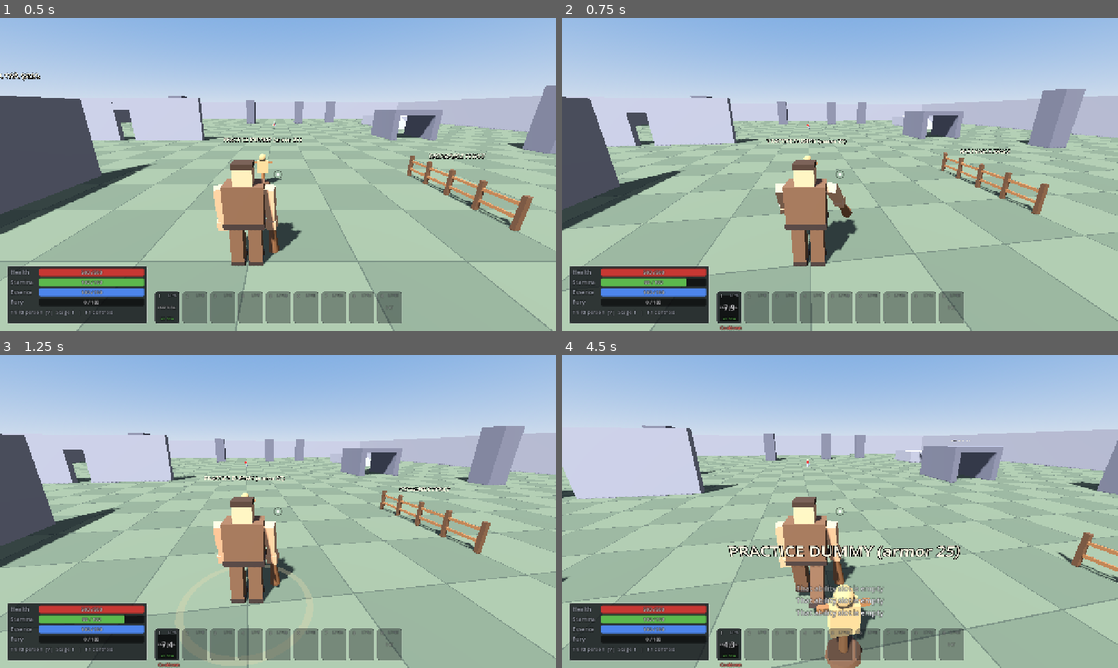
Above: before the commit, frames 1-4 (two rows, left to right).
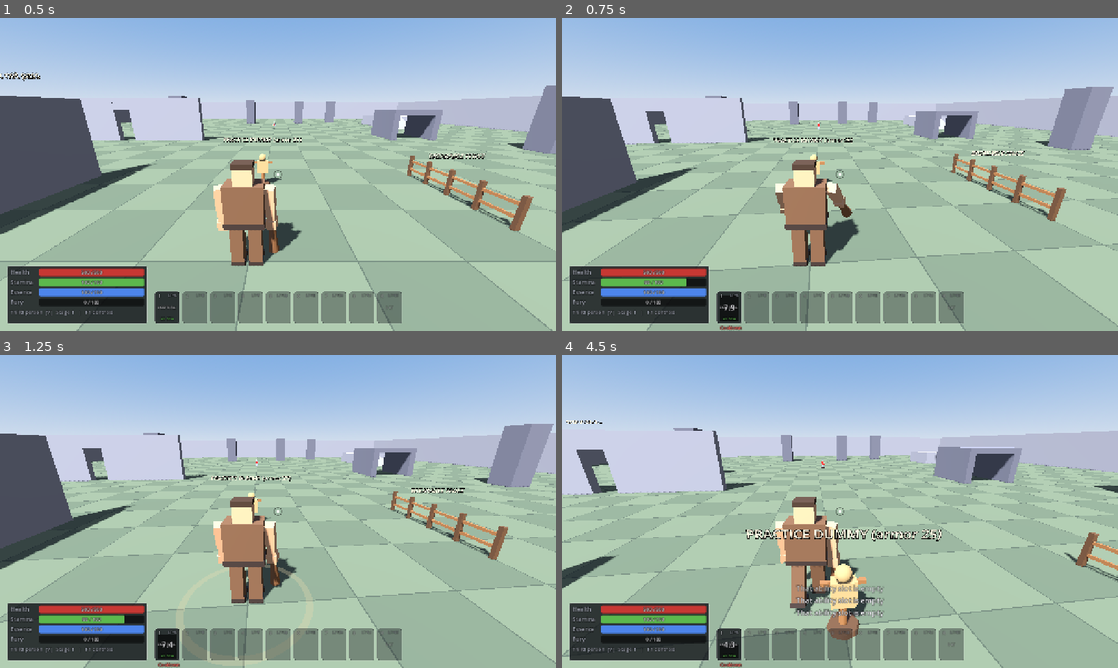
Above: after the commit, the same moments.

Repository: darkstalkermap-prog/Giantborne-Age-of-Titans
Game: Godot game, scene res://scenes/main.tscn
Same seed, same stepped clock (60 frames per second), same inputs: the game is played once before the commit and once after it.
Inputs (mouse positions are in pixels of both pictures, inside the frame that each line leads up to):
- Up to frame 1 (0.5 s): no input
- Up to frame 2 (0.75 s): tap Enter at 0.5 s; move the mouse to (867, 174) at 0.52 s; hold W (move_forward) from 0.53 s (still down); tap 1 (ability_1) at 0.6 s
- Up to frame 3 (1.25 s): keep holding W (move_forward); tap F (jump) at 0.77 s
- Up to frame 4 (4.5 s): move the mouse to (812, 511) at 1.27 s; tap 2 (ability_2) at 1.35 s; tap F (jump) at 1.52, 3.02, 3.77 s; move the mouse to (851, 505) at 2.02 s; tap 3 (ability_3) at 2.1 s; move the mouse to (834, 517) at 2.77 s; tap 4 (ability_4) at 2.85 s; move the mouse to (878, 514) at 3.52 s; tap 5 (ability_5) at 3.6 s; tap Escape (pause) at 4.15 s; release W (move_forward) at 4.25 s; click "Resume" at 4.25 s

Frame 1 is identical in both runs. In frame 2, 9.5% of the frame differs, in the area x 0-100%, y 22-100%; in frame 3, 9.7%; in frame 4, 13%, in the area x 0-100%, y 20-100%.

Commit message:
Fix engine-robustness review findings
- Mouse look uses screen_relative (sensitivity no longer depends on the
  window size under canvas_items stretch)
- Live settings changes (keyboard/wheel/pad on sliders) are flushed on
  Quit, on closing the pause menu and on window close
- Test runner fails any test that raises a script/engine error (Logger
  via OS.add_logger) and always isolates Settings from user://

Co-Authored-By: Claude Opus 5.5 <noreply@anthropic.com>
Claude-Session: https://claude.ai/code/session_01Go6wybtSnFfKQb9VkEEDGU

Diff:
--- a/scripts/adapters/input_router.gd
+++ b/scripts/adapters/input_router.gd
@@ -43,7 +43,9 @@
 		return
 	if event is InputEventMouseMotion:
 		if Input.mouse_mode == Input.MOUSE_MODE_CAPTURED:
-			_look_delta += (event as InputEventMouseMotion).relative
+			# screen_relative is in real screen pixels; relative is divided by the canvas_items
+			# stretch scale, which would make sensitivity depend on the window size.
+			_look_delta += (event as InputEventMouseMotion).screen_relative
 		return
 	if event is InputEventKey and (event as InputEventKey).echo:
 		return
--- a/scripts/core/settings.gd
+++ b/scripts/core/settings.gd
@@ -36,6 +36,7 @@
 var values: Dictionary = {}
 var load_message := ""
 var persist := true
+var _unsaved := false   ## changed with save=false (live slider drags) and not yet written
 ## Session-only state that survives sandbox resets but is never written to disk.
 var session := {"camera_mode": 0}
 
@@ -108,6 +109,7 @@
 
 
 func save_settings() -> Error:
+	_unsaved = false
 	if not persist:
 		return OK
 	var data := values.duplicate(true)
@@ -129,6 +131,19 @@
 	changed.emit(key)
 	if save:
 		save_settings()
+	else:
+		_unsaved = true
+
+
+## Writes pending changes (from live slider edits) - called on quit and window close.
+func flush() -> void:
+	if _unsaved:
+		save_settings()
+
+
+func _notification(what: int) -> void:
+	if what == NOTIFICATION_WM_CLOSE_REQUEST:
+		flush()
 
 
 func apply_bindings() -> void:
--- /dev/null
+++ b/tests/test_error_logger.gd
@@ -0,0 +1,30 @@
+class_name TestErrorLogger
+extends Logger
+## Collects every engine/script error raised while tests run (SCRIPT ERROR, push_error, failed
+## engine conditions), so a test that crashes before its assertions can never pass silently.
+## Warnings are ignored. Callbacks may arrive from other threads, hence the mutex.
+
+var _mutex := Mutex.new()
+var _errors: Array[String] = []
+
+
+func _log_error(function: String, file: String, line: int, code: String, rationale: String,
+		_editor_notify: bool, error_type: int, _script_backtraces: Array[ScriptBacktrace]) -> void:
+	if error_type == ERROR_TYPE_WARNING:
+		return
+	var text := "%s  (%s:%d in %s)" % [rationale if rationale != "" else code, file, line, function]
+	_mutex.lock()
+	_errors.append(text)
+	_mutex.unlock()
+
+
+func _log_message(_message: String, _error: bool) -> void:
+	pass
+
+
+func take() -> Array[String]:
+	_mutex.lock()
+	var out := _errors.duplicate()
+	_errors.clear()
+	_mutex.unlock()
+	return out
--- a/tests/test_runner.gd
+++ b/tests/test_runner.gd
@@ -6,8 +6,18 @@
 const SUITE_DIRS := ["res://tests/unit", "res://tests/integration"]
 
 
+var _logger := TestErrorLogger.new()
+
+
 func _ready() -> void:
+	# Tests never read or write the player's user://settings.json, whatever the flags.
+	Settings.persist = false
+	Settings.values = Settings.DEFAULTS.duplicate(true)
+	Settings.load_message = ""
+	Settings.apply_bindings()
+	OS.add_logger(_logger)
 	await get_tree().process_frame
+	_logger.take()  # discard anything logged during startup
 	var filter := ""
 	for arg in OS.get_cmdline_user_args():
 		if arg.begins_with("--filter="):
@@ -40,6 +50,8 @@
 				await suite.before_each()
 				await suite.call(method_name)
 				await suite.after_each()
+				for err in _logger.take():
+					suite.failures.append("%s: engine/script error: %s" % [suite.current_test, err])
 			total_checks += suite.checks
 			total_failures.append_array(suite.failures)
 			print("  %-40s %4d checks  %3d failures  (%d ms)" % [suite.name, suite.checks,
@@ -50,6 +62,7 @@
 	for f in total_failures:
 		print("FAIL  " + f)
 	print("RESULT: %d suites, %d checks, %d failures" % [suites, total_checks, total_failures.size()])
+	OS.remove_logger(_logger)
 	get_tree().quit(1 if not total_failures.is_empty() else 0)
 
 
--- a/tests/unit/test_data_and_saves.gd
+++ b/tests/unit/test_data_and_saves.gd
@@ -181,3 +181,13 @@
 	assert_true(Settings.load_message.contains("attack_light") and Settings.load_message.contains("pause"), "player is told which bindings were ignored")
 	Settings.load_message = before
 	Settings.reset_bindings()
+
+
+func test_live_setting_changes_are_flushed() -> void:
+	var fov: float = Settings.get_value("fov_deg")
+	Settings.set_value("fov_deg", 81.0, false)   # live slider change, not yet written
+	assert_true(Settings._unsaved, "a live change is marked unsaved")
+	Settings.notification(Node.NOTIFICATION_WM_CLOSE_REQUEST)
+	assert_false(Settings._unsaved, "closing the window flushes pending changes")
+	Settings.set_value("fov_deg", fov, false)
+	Settings.flush()
--- a/ui/pause_menu.gd
+++ b/ui/pause_menu.gd
@@ -73,7 +73,7 @@
 
 func close() -> void:
 	_cancel_capture()
-	Settings.save_settings()  # covers keyboard/gamepad slider changes (no drag_ended)
+	Settings.flush()  # covers keyboard/wheel/gamepad slider changes (no drag_ended)
 	visible = false
 	get_tree().paused = false
 	InputRouter.set_context(InputRouter.Context.GAMEPLAY)
@@ -101,7 +101,9 @@
 		Events.sandbox_reset_requested.emit("menu_restart"))
 	v.add_child(restart)
 	var quit := UiKit.button("Quit to desktop", 20)
-	quit.pressed.connect(func() -> void: get_tree().quit())
+	quit.pressed.connect(func() -> void:
+		Settings.flush()
+		get_tree().quit())
 	v.add_child(quit)
 	var info := UiKit.label("Giantborn: Age of Titans  -  prototype %s  -  Godot %s" % [
 		ProjectSettings.get_setting("application/config/version"), Engine.get_version_info().string], 12, UiKit.MUTED)
@@ -123,7 +125,7 @@
 	s.value_changed.connect(func(v: float) -> void:
 		Settings.set_value(key, v, false)
 		value_label.text = "%.2f" % v)
-	s.drag_ended.connect(func(_changed: bool) -> void: Settings.save_settings())
+	s.drag_ended.connect(func(_changed: bool) -> void: Settings.flush())
 	var h := HBoxContainer.new()
 	h.add_child(s)
 	h.add_child(value_label)
Not shown, added: tests/integration/test_ai_and_world_fixes.gd.uid
Not shown, added: tests/integration/test_camera_review_fixes.gd.uid
Not shown, added: tests/integration/test_first_person_combat.gd.uid
Not shown, added: tests/test_error_logger.gd.uid
